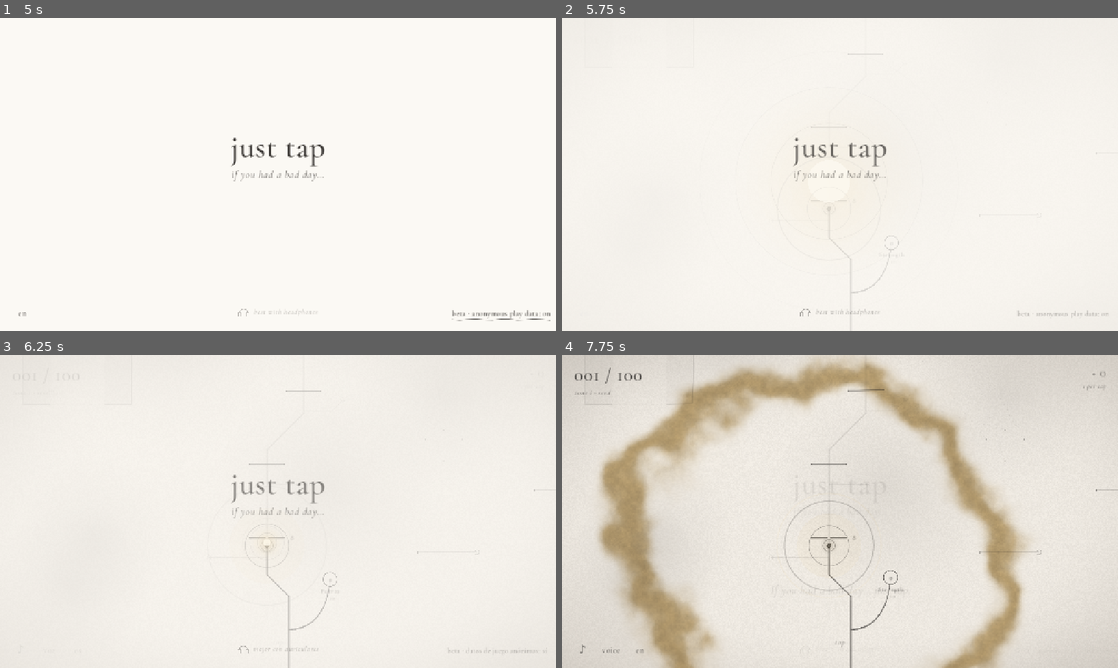
Above: before the commit, frames 1-4 (two rows, left to right).
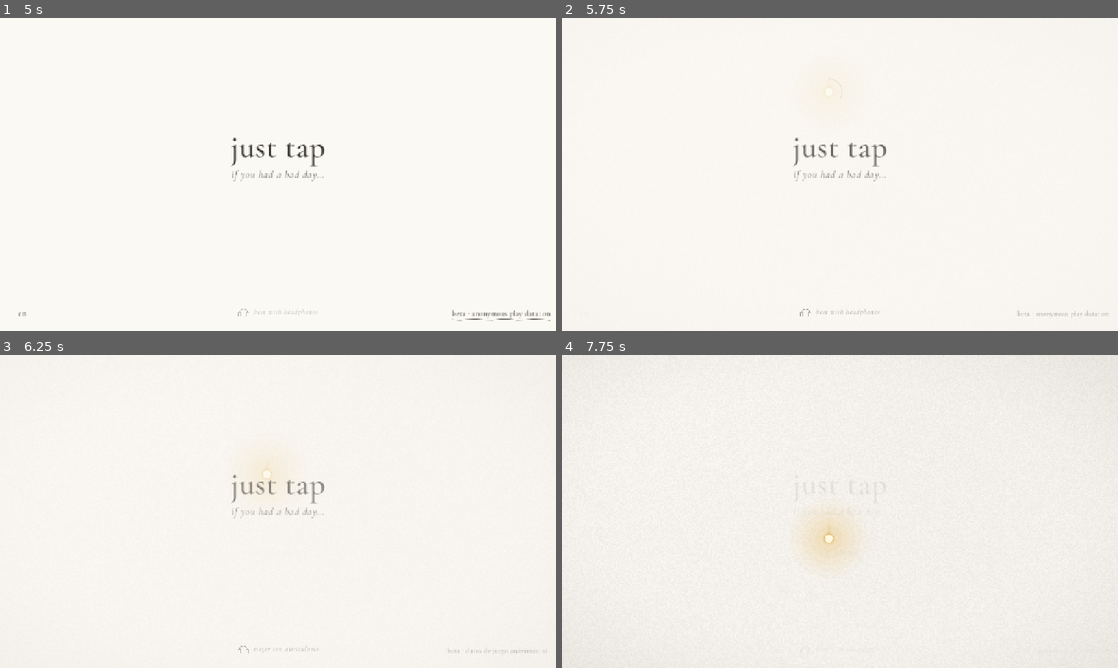
Above: after the commit, the same moments.

Repository: pablopalma/just-tap-repository
Game: Godot game, scene res://scenes/main.tscn
Two runs of this game, one before a commit and one after it. Both use one fixed random seed, a clock stepped at 60 frames per second and the inputs below. Sound files missing from this copy of the repository are replaced by a short silence.
Inputs (mouse positions are in pixels of both pictures, inside the frame that each line leads up to):
- Up to frame 1 (5 s): click "en" at 0.5 s; click "es" at 1.25 s; click "beta · anonymous play data: on" at 2 s; click "beta · anonymous play data: o…" at 2.75 s; click "beta · anonymous play data: on" at 3.5 s; click "beta · anonymous play data: o…" at 4.25 s
- Up to frame 2 (5.75 s): tap Enter (ui_accept) at 5, 5.27, 5.57 s; move the mouse to (962, 158) at 5.02 s; hold Right (ui_right) from 5.03 s (still down); hold Space from 5.03 s (still down); click (962, 158) at 5.17 s
- Up to frame 3 (6.25 s): release Right (ui_right) at 5.75 s; release Space at 5.75 s; click (77, 649) at 5.75 s, where only the run before the commit has a clickable "en"
- Up to frame 4 (7.75 s): click (639, 649) at 6.5 s, where only the run before the commit has a clickable "es"; tap Enter (ui_accept) at 7.25, 7.52 s; move the mouse to (728, 527) at 7.27 s; hold Down (ui_down) from 7.28 s (still down); tap Space at 7.35 s; click (728, 527) at 7.42 s

Frame 1 is identical in both runs. In frame 2, 0.1% of the frame differs, in the area x 44-97%, y 11-100%; in frame 3, 0.5%; in frame 4, 30%, in the area x 0-100%, y 0-100%.

Commit message:
El prólogo: la luz cae en el blanco y el Padre le responde
Solo en la primera partida, después de "empezar": blanco papel, sin línea
ni HUD; la luz cae despacio del cielo y pregunta en texto (¿Dónde estoy?
¿Qué me pasó? ¿Y mi cuerpo?), el Padre responde con su voz y termina con
"Si tuviste un mal día… solo toca"; el papel se levanta y empieza la
práctica del pulso. Corre solo, un toque adelanta, manteniendo se saltea.
La luz habla siempre en texto; su voz queda para el diálogo final (brief §1).
Las 4 frases nuevas del Padre (pro_1–pro_4) esperan su grabación.

Co-Authored-By: Claude Opus 5.5 <noreply@anthropic.com>

Diff:
--- a/data/voice_lines.gd
+++ b/data/voice_lines.gd
@@ -7,6 +7,13 @@
 const LINES := {
 	"00": {"en": "If you had a bad day… just tap.", "es": "Si tuviste un mal día… solo toca."},
 	"00b": {"en": "Welcome back. Where were we?", "es": "Volviste. ¿Dónde estábamos?"},
+	# the prologue (scripts/ui/prologue.gd): the Father answers the light, which speaks only in text
+	"pro_1": {"en": "Easy. You're safe here.", "es": "Calma. Aquí estás a salvo."},
+	"pro_2": {"en": "Someone who has always known you.", "es": "Alguien que te conoce desde siempre."},
+	"pro_3": {"en": "No. You just stopped for a while. You had a hard day. A very hard one.",
+		"es": "No. Solo te detuviste un momento. Tuviste un día difícil. Muy difícil."},
+	"pro_4": {"en": "That's alright. You don't need to remember to keep going. Just one small step.",
+		"es": "Está bien. No hace falta recordar para seguir. Solo un pequeño paso."},
 	# tapping with the music (Main's lesson, barriers 2–4) and holding
 	"beat_1": {"en": "Listen. There's music under everything. Tap with it.",
 		"es": "Escucha. Hay música debajo de todo. Toca con ella."},
--- a/scripts/main.gd
+++ b/scripts/main.gd
@@ -86,6 +86,8 @@
 var _lesson_done := false
 ## A new player's warm-up before the climb (scripts/world/warmup.gd): while it is on, taps go to it.
 var warmup: Warmup
+## Before it, on a first run, the prologue (scripts/ui/prologue.gd): taps go to it while it lasts.
+var prologue: Prologue
 const NOW_START := 1.6  # seconds of bars and silence before the first hit
 var depth: DepthBackground
 var bird: GiantBird
@@ -336,6 +338,8 @@
 		return  # in a cinematic the tip plays on its own; in a story, we listen
 	if mode == Mode.INTRO:
 		_start()
+	elif prologue:
+		prologue.tap()
 	elif warmup:
 		warmup.tap()
 	else:
@@ -396,14 +400,18 @@
 		return
 	intro.dismiss()
 	intro = null
-	spark.play()
-	create_tween().tween_property(hud, "modulate:a", 1.0, 2.0).set_delay(0.6)
+	var first_run := cinematics_enabled and not SaveSystem.had_progress and GameState.stage == 1 		and GameState.total_taps == 0 and not GameState.cinemas.has("warmup")
+	var with_prologue := first_run and not GameState.cinemas.has("prologue")
+	if not with_prologue:
+		spark.play()
+		create_tween().tween_property(hud, "modulate:a", 1.0, 2.0).set_delay(0.6)
 	Music.start()
 	Music.stop_theme()
 	_demo_end = BuildFlags.DEMO and GameState.finished and GameState.stage >= BuildFlags.DEMO_LAST
 	_face_zone()  # a save inside a zone that runs its own way
-	# The voice greets once the line has started climbing.
-	get_tree().create_timer(2.5).timeout.connect(_greet.bind(SaveSystem.had_progress))
+	# The voice greets once the line has started climbing (in the prologue, the Father's last words).
+	if not with_prologue:
+		get_tree().create_timer(2.5).timeout.connect(_greet.bind(SaveSystem.had_progress))
 	if GameState.finished:
 		_enter_final(true)
 		return
@@ -411,12 +419,32 @@
 	GameState.running = true
 	if BuildFlags.is_dark(GameState.stage):
 		_enter_dark(true)  # a save from inside the dark
-	if cinematics_enabled and not SaveSystem.had_progress and GameState.stage == 1 and GameState.total_taps == 0 			and not GameState.cinemas.has("warmup"):
-		warmup = Warmup.new()
-		warmup.tip = tip
-		warmup.cam = camera
-		warmup.finished.connect(_on_warmup_done)
-		add_child(warmup)
+	if with_prologue:
+		prologue = Prologue.new()
+		prologue.tip = tip
+		prologue.finished.connect(_on_prologue_done)
+		# under the subtitles, so the Father's words show over the white
+		subtitle.get_parent().add_child(prologue)
+		subtitle.get_parent().move_child(prologue, subtitle.get_index())
+	elif first_run:
+		_begin_warmup()
+
+
+## The prologue is over (or skipped): the world shows, the HUD comes in and the warm-up begins.
+func _on_prologue_done(skipped: bool) -> void:
+	GameState.cinemas["prologue"] = true
+	Telemetry.event("prologue", {"skipped": skipped})
+	prologue = null
+	create_tween().tween_property(hud, "modulate:a", 1.0, 2.0)
+	_begin_warmup()
+
+
+func _begin_warmup() -> void:
+	warmup = Warmup.new()
+	warmup.tip = tip
+	warmup.cam = camera
+	warmup.finished.connect(_on_warmup_done)
+	add_child(warmup)
 
 
 ## The warm-up is over: the beat is learned if enough taps landed on it, and the climb begins.
@@ -1042,7 +1070,12 @@
 	if intro != null:
 		_start()
 	_stop_cinematic(true)
-	if warmup:   # jumping somewhere skips the new player's warm-up
+	if prologue:   # jumping somewhere skips the prologue and the warm-up
+		prologue.queue_free()
+		prologue = null
+		Narrator.hold = false
+		hud.modulate.a = 1.0
+	if warmup:
 		warmup.queue_free()
 		warmup = null
 	_pano = 0.0
--- /dev/null
+++ b/scripts/ui/prologue.gd
@@ -0,0 +1,183 @@
+class_name Prologue
+extends Control
+## The very first moments of a first run (docs/brief-juego-completo.md §1, "El prólogo", 5/11/2026):
+## endless white paper, no line, no HUD. A light falls slowly from the sky and, once it rests, wonders
+## where it is, in small handwritten words and no voice. The Father answers with his. It is not said
+## whether the light has died: a dream, a faint, an in-between. The Father's last words are the game's
+## own greeting, and as they end the paper lifts to show the world and the warm-up begins.
+## It plays on its own; a tap moves to the next line; holding skips it all.
+
+signal finished(skipped: bool)
+
+const FALL := 4.0           # seconds the light takes to come down
+const SETTLE := 1.2         # after it lands, before it speaks
+const LIGHT_LINE := 2.8     # how long one of the light's lines stays
+const FATHER_LINE := 4.6    # a Father's line without a recording yet
+const GAP := 0.7            # a breath between lines
+const LIFT := 2.4           # the paper lifting at the end
+const HOLD_SKIP := 1.6      # holding down this long skips it
+
+## Who says what: "light" lines are drawn here; the Father's are VoiceLines ids, said by the Narrator.
+const SCRIPT := [
+	["light", "where"], ["light", "what"], ["light", "body"],
+	["father", "pro_1"],
+	["light", "who"],
+	["father", "pro_2"],
+	["light", "over"],
+	["father", "pro_3"],
+	["light", "forget"],
+	["father", "pro_4"],
+	["father", "00"],
+]
+const LIGHT := {
+	"where": {"es": "¿Dónde estoy?", "en": "Where am I?"},
+	"what": {"es": "¿Qué me pasó?", "en": "What happened to me?"},
+	"body": {"es": "¿Y mi cuerpo?", "en": "Where's my body?"},
+	"who": {"es": "¿Quién eres?", "en": "Who are you?"},
+	"over": {"es": "¿Se terminó todo?", "en": "Is it… over?"},
+	"forget": {"es": "No recuerdo nada.", "en": "I don't remember anything."},
+}
+
+## The tip: the light comes to rest where it is on the screen, so the world lines up under it.
+var tip: Node2D
+var rest := Vector2.ZERO
+
+var _t := 0.0
+var _step := -1
+var _step_t := 0.0
+var _step_len := 0.0
+var _lift := -1.0
+var _hold := 0.0
+var _font: Font
+var _paper: ColorRect
+var _ink: Control   # the light and its words, over the paper
+var _skipped := false
+
+
+func _ready() -> void:
+	set_anchors_and_offsets_preset(PRESET_FULL_RECT)
+	mouse_filter = MOUSE_FILTER_IGNORE
+	_font = load(UIStyle.ITALIC)
+	_paper = ColorRect.new()
+	_paper.set_anchors_and_offsets_preset(PRESET_FULL_RECT)
+	_paper.mouse_filter = MOUSE_FILTER_IGNORE
+	var mat := ShaderMaterial.new()
+	mat.shader = load("res://shaders/paper.gdshader")
+	mat.set_shader_parameter("paper", Palette.PAPER.lightened(0.35))
+	mat.set_shader_parameter("vignette", Color(Palette.VIGNETTE, 0.12))
+	_paper.material = mat
+	add_child(_paper)
+	_ink = Control.new()
+	_ink.set_anchors_and_offsets_preset(PRESET_FULL_RECT)
+	_ink.mouse_filter = MOUSE_FILTER_IGNORE
+	_ink.draw.connect(_draw_light)
+	add_child(_ink)
+	Narrator.hold = true   # nothing else is said while it lasts
+	# the theme far away, muffled: almost silence (the warm-up opens it again)
+	var bus := AudioServer.get_bus_index(Music.TRACK_BUS)
+	if bus != -1:
+		AudioServer.set_bus_volume_db(bus, -24.0)
+		var lp := AudioServer.get_bus_effect(bus, 0) as AudioEffectLowPassFilter
+		if lp:
+			lp.cutoff_hz = 450.0
+
+
+## A tap: the next line, now.
+func tap() -> void:
+	if _step >= 0 and _lift < 0.0:
+		_step_t = _step_len
+
+
+func _process(delta: float) -> void:
+	_t += delta
+	if tip:
+		rest = tip.get_global_transform_with_canvas().origin
+	# holding down skips it all
+	var down := Input.is_mouse_button_pressed(MOUSE_BUTTON_LEFT) or Input.is_key_pressed(KEY_SPACE) \
+		or Input.is_action_pressed("tap")
+	_hold = _hold + delta if down else 0.0
+	if _hold >= HOLD_SKIP and _lift < 0.0:
+		_skipped = true
+		_begin_lift()
+	if _lift >= 0.0:
+		_lift += delta
+		_paper.modulate.a = 1.0 - smoothstep(0.0, LIFT, _lift)
+		if _lift >= LIFT:
+			# what the Narrator queued meanwhile (an "I'll wait" while it listened) is dropped
+			Narrator._queue.clear()
+			Narrator._last_tap = GameState.clock
+			Narrator.hold = false
+			finished.emit(_skipped)
+			queue_free()
+	elif _t >= FALL + SETTLE:
+		_step_t += delta
+		if _step < 0 or _step_t >= _step_len:
+			_next()
+	_ink.queue_redraw()
+
+
+func _next() -> void:
+	_step += 1
+	_step_t = 0.0
+	if _step >= SCRIPT.size():
+		_begin_lift()
+		return
+	var line: Array = SCRIPT[_step]
+	if line[0] == "father":
+		GameState.said[line[1]] = true
+		Narrator.say_now(line[1])
+		var path := VoiceLines.audio_path(line[1])
+		var length := FATHER_LINE
+		if path != "":
+			length = (load(path) as AudioStream).get_length() + 0.8
+		_step_len = length + GAP
+	else:
+		Music.play_celesta(2 + _step % 4)   # a soft note: the light's own small voice
+		_step_len = LIGHT_LINE + GAP
+
+
+func _begin_lift() -> void:
+	if _lift >= 0.0:
+		return
+	_lift = 0.0
+
+
+## The falling light, then its words beside it.
+func _draw_light() -> void:
+	var gold := Palette.GOLD
+	var fall := clampf(_t / FALL, 0.0, 1.0)
+	var e := 1.0 - pow(1.0 - fall, 3.0)   # slowing as it nears the ground
+	var start := Vector2(rest.x, -40.0)
+	var at := start.lerp(rest, e)
+	var fade := 1.0 - smoothstep(0.0, LIFT, maxf(_lift, 0.0))
+	# its trail, falling
+	if fall < 1.0:
+		for i in 12:
+			var k := i / 12.0
+			var p := start.lerp(rest, maxf(0.0, e - k * 0.12))
+			_ink.draw_circle(p, lerpf(6.0, 1.0, k), Color(gold, 0.25 * (1.0 - k)))
+	# the light: a glow that breathes, a bright core
+	var breath := 0.5 + 0.5 * sin(_t * 1.4)
+	for i in 6:
+		var k := i / 5.0
+		_ink.draw_circle(at, lerpf(90.0, 16.0, k) * (1.0 + 0.08 * breath), Color(gold.lightened(0.15), (0.06 + 0.1 * k) * fade))
+	_ink.draw_circle(at, 13.0, Color(gold, 0.5 * fade))
+	_ink.draw_circle(at, 9.0, Color(1.0, 0.97, 0.86, fade))
+	# landing: a soft ring
+	var since := _t - FALL
+	if since > 0.0 and since < 2.0:
+		var k := since / 2.0
+		_ink.draw_arc(at, lerpf(10.0, 120.0, 1.0 - pow(1.0 - k, 3.0)), 0.0, TAU, 64, Color(gold, 0.6 * (1.0 - k)), 2.0, true)
+	# the light's words, small, handwritten, just above it; they fade in and out
+	if _step >= 0 and _step < SCRIPT.size() and SCRIPT[_step][0] == "light":
+		var key: String = SCRIPT[_step][1]
+		var text: String = LIGHT[key].get(SaveSystem.lang, LIGHT[key].en)
+		var a := smoothstep(0.0, 0.6, _step_t) * (1.0 - smoothstep(LIGHT_LINE - 0.6, LIGHT_LINE, _step_t)) * fade
+		var size := 30
+		var w := _font.get_string_size(text, HORIZONTAL_ALIGNMENT_LEFT, -1, size).x
+		var p := at + Vector2(-w * 0.5, -46.0 - 6.0 * smoothstep(0.0, LIGHT_LINE, _step_t))
+		_ink.draw_string(_font, p, text, HORIZONTAL_ALIGNMENT_LEFT, -1, size, Color(Palette.INK, 0.8 * a))
+	# holding down: a thin ring filling, to show it will skip
+	if _hold > 0.25 and _lift < 0.0:
+		var k := clampf((_hold - 0.25) / (HOLD_SKIP - 0.25), 0.0, 1.0)
+		_ink.draw_arc(at, 30.0, -PI * 0.5, -PI * 0.5 + TAU * k, 48, Color(Palette.INK, 0.4), 2.0, true)
--- /dev/null
+++ b/tools/prologue_test.gd
@@ -0,0 +1,42 @@
+extends Node
+## A first run from the title: the prologue plays on its own (no taps), then the warm-up gets its taps.
+## Logs each step. Record it: godot --path . --write-movie x.avi --fixed-fps 30 res://tools/prologue_test.tscn [-- en]
+
+const LENGTH := 75.0
+
+var _main: Node
+var _t := 0.0
+var _was := ""
+var _last_beat := -100
+var _free := 0.0
+
+
+func _ready() -> void:
+	SaveSystem.enabled = false
+	SaveSystem.had_progress = false
+	SaveSystem.lang = "en" if "en" in OS.get_cmdline_user_args() else "es"
+	GameState.new_game()
+	_main = load("res://scenes/main.tscn").instantiate()
+	add_child(_main)
+	Narrator.line_started.connect(func(id: String, text: String, _d: float) -> void: print("[%5.1f s] voice %s: %s" % [_t, id, text]))
+
+
+func _process(delta: float) -> void:
+	_t += delta
+	if _t > 1.0 and _main.intro != null:
+		_main._start()
+	var now := "prologue" if _main.prologue else ("warm-up %d" % _main.warmup.phase if _main.warmup else "play")
+	if now != _was:
+		_was = now
+		print("[%5.1f s] %s · barrier %d" % [_t, now, GameState.stage])
+	if _main.warmup and _main.warmup.phase == 0 and _t - _free > 1.4:
+		_free = _t
+		_main._press()
+	elif _main.warmup and _main.warmup.phase == 1:
+		var k: int = Music.beat_at_tap()
+		if k >= 0 and k != _last_beat and absf(fposmod(Music.heard_phase() + 0.5, 1.0) - 0.5) < 0.04:
+			_last_beat = k
+			_main._press()
+	if _t > LENGTH or (now == "play" and _t > 3.0):
+		print("[%5.1f s] end" % _t)
+		get_tree().quit()
--- /dev/null
+++ b/tools/prologue_test.tscn
@@ -0,0 +1,6 @@
+[gd_scene format=3]
+
+[ext_resource type="Script" path="res://tools/prologue_test.gd" id="1"]
+
+[node name="PrologueTest" type="Node"]
+script = ExtResource("1")
Not shown, added: scripts/ui/prologue.gd.uid
Not shown, added: tools/prologue_test.gd.uid
Not shown, changed: docs/brief-juego-completo.md
